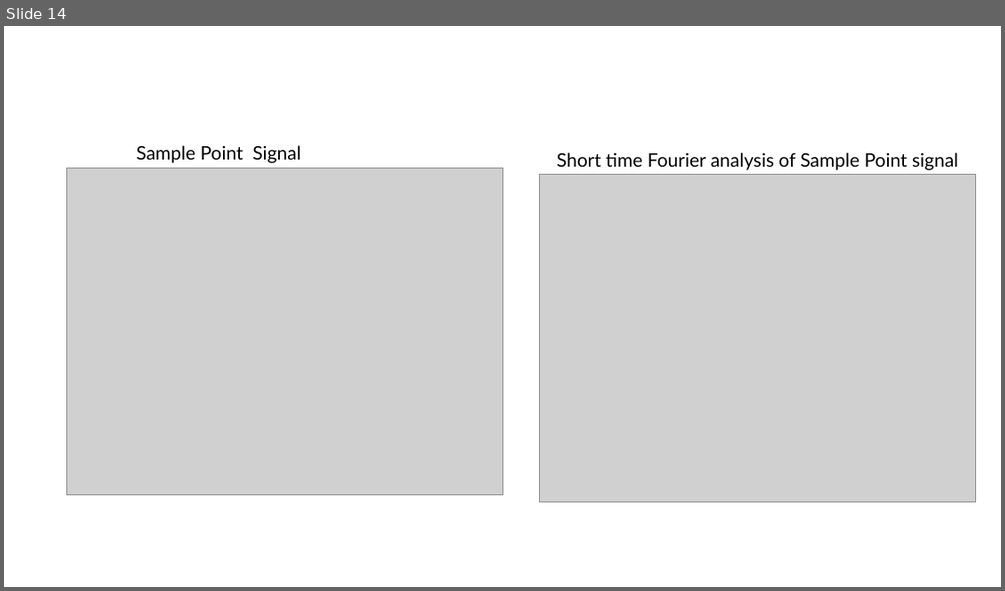
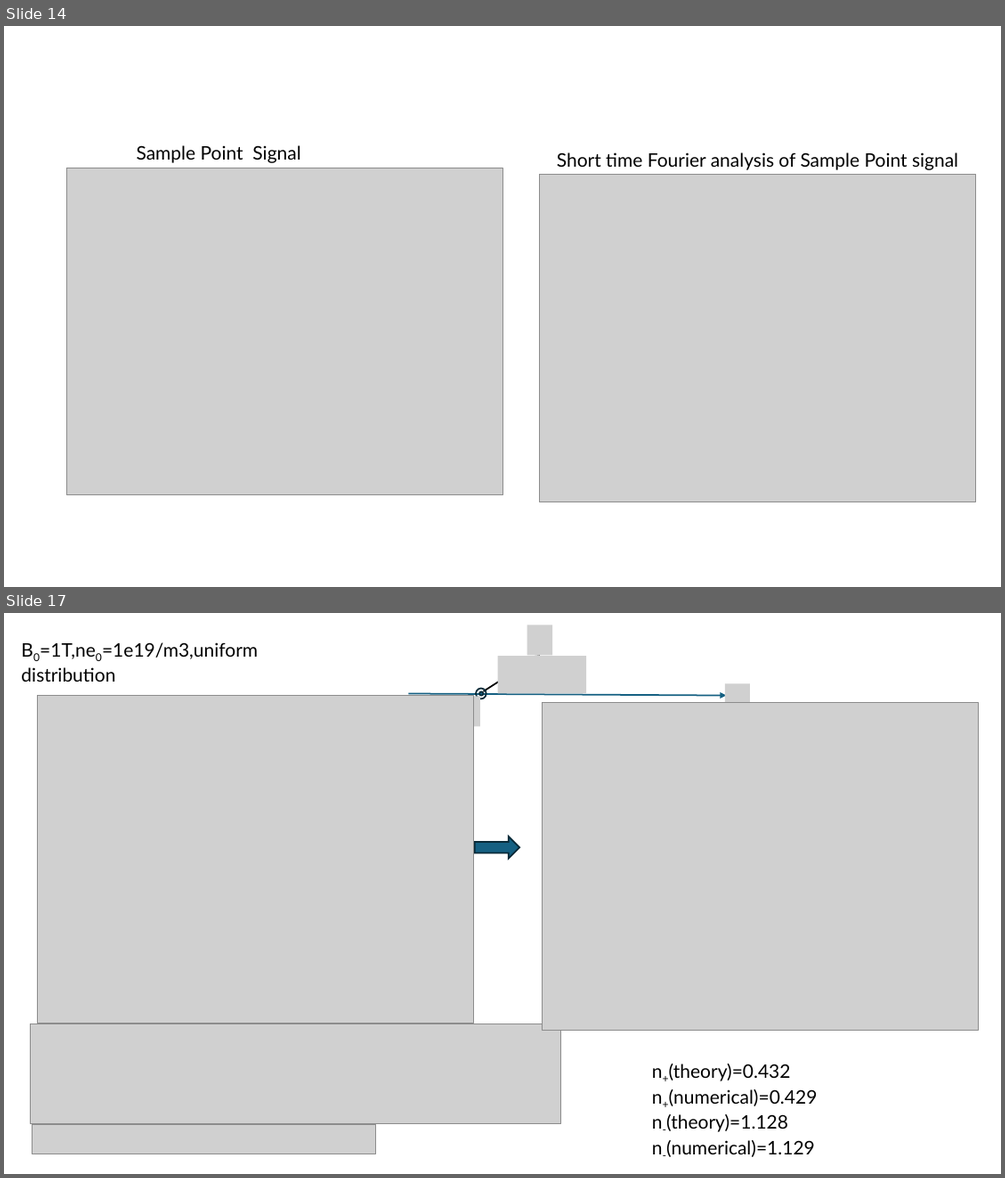
Before and after one commit to USTC-star/computer_share, a slide deck: 1D full wave simulation in magnetic plasma.pptx. Shown one above the other, each under a label of ours: slide 14 before the commit, slides 14 and 17 after it; the slides between them are not shown. The pictures are 1005x591 and 1005x1178 pixels, drawn with LibreOffice and Linux fonts; fonts in the diff are those of the drawing; grey boxes stand for pictures. Boxes give left, top, right and bottom in pixels: in the first picture for what was removed or moved away, otherwise in the second. Text is boxed around its words. In the diff, an @@ line names an element or a change of style, - is before the commit and + after.

```diff
--- a/1D full wave simulation in magnetic plasma.pptx
+++ b/1D full wave simulation in magnetic plasma.pptx
@@ slide 17 added at box(4, 613, 1001, 1174), background #FFFFFF @@
@@ text added at box(21, 642, 258, 682), 18 pt, text #000000 @@
+B0=1T,ne0=1e19/m3,uniform distribution
@@ group added at box(409, 625, 750, 726): 4 pictures, 2 arrows, 2 ellipses, 1 arc (boxed as its full ellipse) @@
@@ picture added at box(38, 695, 474, 1022) @@
@@ picture added at box(542, 703, 978, 1030) @@
@@ right arrow added at box(475, 836, 520, 859), fill #156082, outline #092A39 1.5 pt @@
@@ picture added at box(30, 1023, 560, 1124) @@
@@ text added at box(652, 1063, 817, 1157), 18 pt, text #000000 @@
+n+(theory)=0.432
+n+(numerical)=0.429
+n-(theory)=1.128
+n-(numerical)=1.129
@@ picture added at box(32, 1125, 376, 1154) @@
```
Also in this commit, not shown: 1 slide changed, 2 other slides added.
